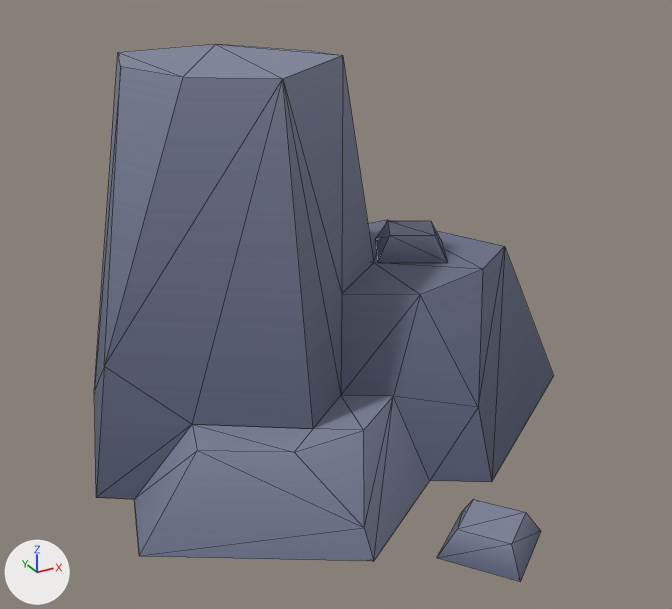
A saved change to the glTF model assets/models/props/prp_rock_cluster.glb.
Camera for both pictures: a 50 mm camera at (-1.64, -2.87, 1.91) aimed at (-0.11, -0.08, 0.52). Lighting does not change. The marker at lower left points along +X, +Y and +Z. The older version comes first. Mesh edges are drawn as thin lines. Vertices at exactly the same position are counted once.
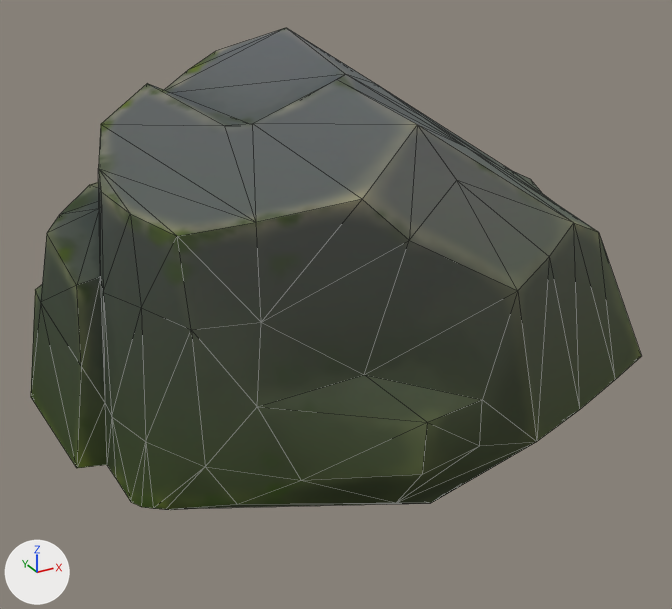
Pixel boxes (x1, y1, x2, y2) of what changed, in the pictures (672 x 609 px):
'Mesh', reshaped, rescaled, recoloured (33% wider, 10% shorter)
    before: (94, 44, 553, 582)
    after: (31, 28, 641, 510)
part 1 of me_rock_a_001, rebuilt (33% wider, 7% shorter)
    before: (94, 44, 553, 562)
    after: (31, 28, 641, 510)
part 2 of me_rock_a_001, deleted (blue)
    before: (437, 499, 541, 582)
part 3 of me_rock_a_001, deleted (blue)
    before: (375, 221, 448, 263)

The edits, one by one:
Picture 'Rocks_Diffuse' (img_rocks_diffuse) is new.
Material 'Rocks' (mat_rocks) is new.
Its texture is img_rocks_diffuse.
Its metallic is 0.4.
Its roughness is 1.0.
me_rock_a_001 is used by ob_mesh; location (0.0, 0.0, 0.0).
me_rock_a_001 had 73 vertices, 104 faces and spanned x -1.07..0.91, y -1.16..1.06, z 0.0..1.41.
me_rock_a_001 no longer uses material mat_colormap_011 (picture img_colormap).
me_rock_a_001 now has 124 vertices, 244 faces and spans x -1.52..1.52, y -1.24..1.24, z 0.0..1.9.
me_rock_a_001 part 1: the loose piece of 49 vertices spanning x -1.07..0.91, y -0.87..0.68, z 0.0..1.41 is rebuilt with 124 vertices and now spans x -1.52..1.52, y -1.24..1.24, z 0.0..1.9, in mat_rocks (picture img_rocks_diffuse).
me_rock_a_001 part 2: the loose piece of 8 vertices spanning x -0.22..0.15, y -1.16..-0.79, z 0.0..0.09 is deleted.
me_rock_a_001 part 3: the loose piece of 8 vertices spanning x 0.1..0.47, y -0.16..0.21, z 0.62..0.72 is deleted.
Other edits to the shape of me_rock_a_001 do not show in these pictures.
me_rock_a_001 gains material mat_rocks (picture img_rocks_diffuse).
Object 'Mesh' (ob_mesh) is rescaled from (1.0, 1.0, 1.0) to (0.743, 0.743, 0.743).
